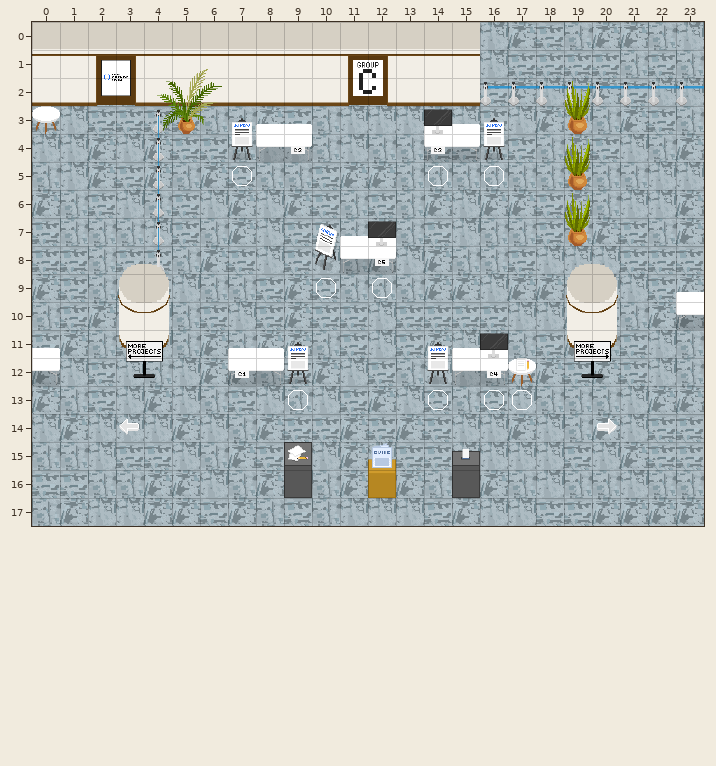
Level history. Tiled map (JSON): maps/UCC_Foyer_3.json. The first picture shows the starting point.
Cells are 32x32 px. Shown: x 0..23, y 0..17.
Now the later version:
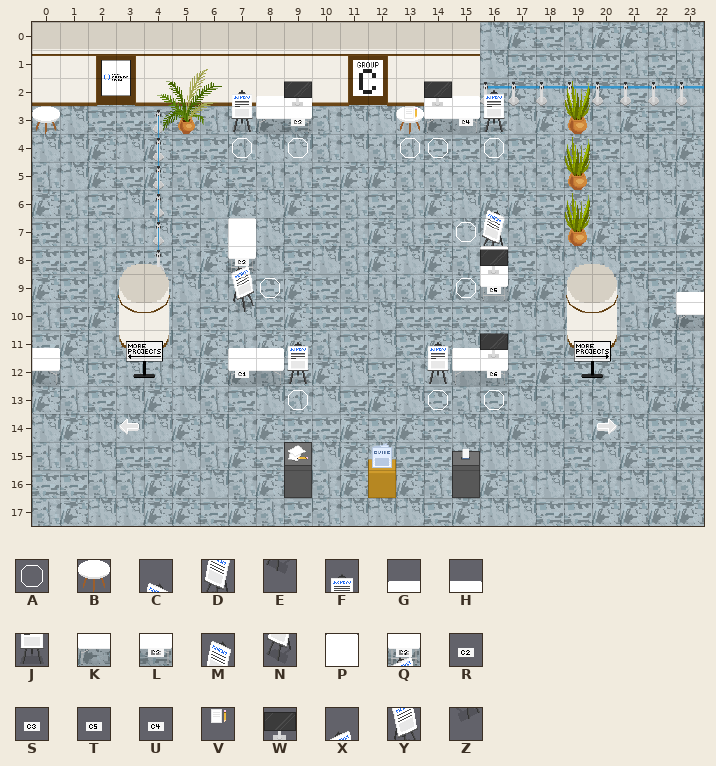
Key: from "Chunk 1": A 13, B 29, C 41, D 42, E 43, F 44, G 45, H 46, J 49, K 50, L 51, M 52, N 54, P 58, Q 60, R 82, S 83, T 84, U 86, V 87, W 88, X 90, Y 91, Z 93.
_ is an empty cell.
See-through tiles are keyed as they look on the map.
The exact change:
Layer "Indicators":
y 4: x 7 _ -> A; x 9 _ -> A; x 13..14 __ -> AA; x 16 _ -> A
y 5: x 7 A -> _; x 14 A -> _; x 16 A -> _
y 7: x 15 _ -> A
y 9: x 8 _ -> A; x 10 A -> _; x 12 A -> _; x 15 _ -> A
y 13: x 17 A -> _
Layer "belowFurniture":
y 6: x 16 _ -> C
y 7: x 16 _ -> D
y 8: x 16 _ -> E
Layer "furniture":
y 2: x 7..9 ___ -> FGH; x 14..16 ___ -> GHF
y 3: x 7..9 FGH -> JKL; x 13..16 _GHF -> BKLJ
y 4: x 7..9 JKL -> ___; x 14..16 KLJ -> ___
y 7: x 7 _ -> P; x 10..12 MGH -> ___
y 8: x 7 _ -> Q; x 10..12 NKL -> ___; x 16 _ -> P
y 9: x 16 _ -> Q
y 12: x 17 B -> _
Layer "aboveFurniture":
y 3: x 9 _ -> S; x 13 _ -> V; x 15 _ -> U
y 4: x 9 R -> _; x 14 S -> _
y 8: x 7 _ -> X; x 12 T -> _
y 9: x 7 _ -> Y; x 16 _ -> T
y 10: x 7 _ -> Z
y 12: x 17 V -> _
Layer "abovePlayer1":
y 3: x 7..9 FGH -> ___; x 14..16 GHF -> ___
y 7: x 10..12 MGH -> ___
y 8: x 7 _ -> R
Layer "abovePlayer2":
y 2: x 9 _ -> W; x 14 _ -> W
y 3: x 14 W -> _
y 7: x 12 W -> _
y 8: x 16 _ -> W
